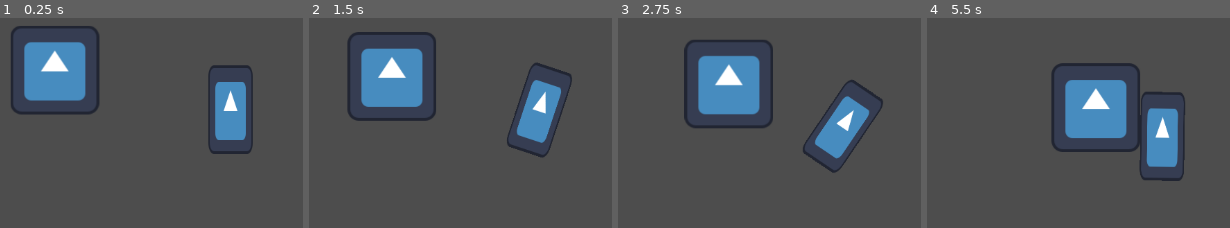
Above: before the commit, frames 1-4 (left to right).
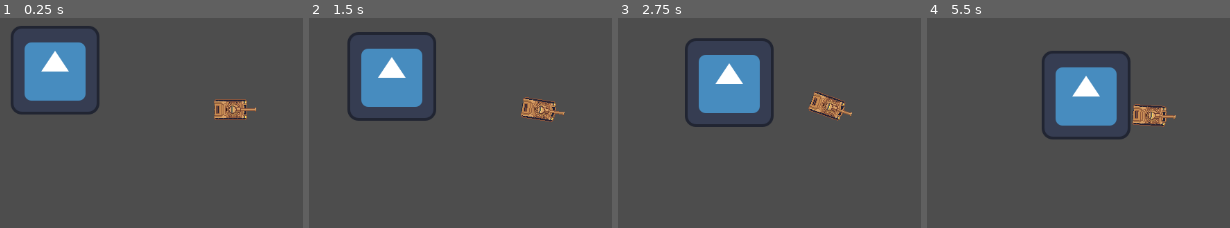
Above: after the commit, the same moments.

Repository: einmar/MalmoGameJam
Game: Godot game, scene res://scenes/sandbox/sasa_sandbox.tscn
Two runs of this game, one before a commit and one after it. Both use one fixed random seed, a clock stepped at 60 frames per second and the inputs below. The engine's default icon, where the game draws it, is replaced by a stand-in: a white triangle on a blue panel in a dark square.
Inputs:
- Up to frame 1 (0.25 s): no input
- Up to frame 2 (1.5 s): hold D (player1_right) 0.53-1.28 s; hold S (player1_down) from 1.28 s (still down)
- Up to frame 3 (2.75 s): release S (player1_down) at 2.03 s; hold D (player1_right) from 2.03 s (still down)
- Up to frame 4 (5.5 s): release D (player1_right) at 2.78 s; hold W (player1_up) 2.78-3.53 s; hold A (player1_left) 3.53-5.03 s; hold S (player1_down) from 5.03 s (still down)

The runs differ from the first frame. In frame 1, 4.1% of the frame differs, in the area x 7-85%, y 11-65%; in frame 2, 3.9%; in frame 3, 5.9%; in frame 4, 12%, in the area x 37-86%, y 15-78%.

Commit message:
tanky mac tankface

Diff:
--- /dev/null
+++ b/health.gd
@@ -0,0 +1,20 @@
+extends Node2D
+class_name Health
+
+signal health_changed
+signal health_depleted
+
+@export var max_health: int = 100
+var health: int
+
+# Called when the node enters the scene tree for the first time.
+func _ready() -> void:
+	health = max_health
+
+func take_damage(amount):
+	health -= amount
+	health = max(0, health)
+	emit_signal("health_changed", health)
+
+	if health == 0:
+		emit_signal("health_depleted")
--- a/project.godot
+++ b/project.godot
@@ -61,3 +61,7 @@
 2d_physics/layer_1="environment"
 2d_physics/layer_2="player"
 2d_physics/layer_3="enemies"
+
+[rendering]
+
+textures/canvas_textures/default_texture_filter=0
--- a/scenes/car/car.gd
+++ b/scenes/car/car.gd
@@ -3,8 +3,8 @@
 
 
 @export var player: int = 0
-@export var steering_force: float = 200000
-@export var acceleration: float = 2000
+@export var steering_force: float = 10000
+@export var acceleration: float = 4000
 @export var max_speed: float = 400
 
 var steering: float = 0
@@ -16,24 +16,29 @@
 
 
 func _physics_process(delta: float) -> void:
+
 	#print(get_last_motion()) stuped
 	#velocity = get_last_motion()
 	var steering_input: float
 	var acceleration_input: float
 	if Input.is_joy_known(0):
 		steering_input = Input.get_joy_axis(player,JOY_AXIS_LEFT_X)
-		acceleration_input = Input.get_joy_axis(player,JOY_AXIS_LEFT_Y)
+		acceleration_input = -Input.get_joy_axis(player,JOY_AXIS_LEFT_Y)
 	else:
 		steering_input = Input.get_axis("player1_left","player1_right")
-		acceleration_input = Input.get_axis("player1_up","player1_down")
+		acceleration_input = Input.get_axis("player1_down","player1_up")
 	#steering = steering_input * deg_to_rad(steering)
 	#rotate(steering_input * steering_force * delta)
 	apply_torque(steering_input * steering_force * delta)
 	#speed += acceleration
-	apply_central_force(transform.y * (acceleration_input * acceleration * delta))
+	apply_central_force(transform.x * (acceleration_input * acceleration * delta))
 	#velocity += transform.y * (acceleration * 40 * delta)
 	#move_and_slide()
 	#smoothstep(speed,max_speed, )
 
 func attacked(damage:int):
 	print("Damage taken: ", damage)
+
+
+func _on_health_health_depleted() -> void:
+	print("you died!")
--- a/scenes/car/car.tscn
+++ b/scenes/car/car.tscn
@@ -1,20 +1,47 @@
-[gd_scene load_steps=4 format=3 uid="uid://dkchi0mhninvi"]
+[gd_scene load_steps=8 format=3 uid="uid://dkchi0mhninvi"]
 
-[ext_resource type="Texture2D" uid="uid://b4j7t7hof3occ" path="res://icon.svg" id="1_fas2v"]
 [ext_resource type="Script" uid="uid://gfbn5pr2d5se" path="res://scenes/car/car.gd" id="1_qjbmi"]
+[ext_resource type="Texture2D" uid="uid://b4p2ailc8qbn0" path="res://art/spritesheet_vechicles/spritesheet_tank.png" id="3_rytg7"]
+[ext_resource type="PackedScene" uid="uid://cyu1pos2ranyx" path="res://scenes/health/health.tscn" id="3_x7uf8"]
 
 [sub_resource type="RectangleShape2D" id="RectangleShape2D_qjbmi"]
-size = Vector2(62, 124)
+size = Vector2(47, 30)
+
+[sub_resource type="AtlasTexture" id="AtlasTexture_x7uf8"]
+atlas = ExtResource("3_rytg7")
+region = Rect2(8, 9, 49, 30)
+
+[sub_resource type="AtlasTexture" id="AtlasTexture_tcn38"]
+atlas = ExtResource("3_rytg7")
+region = Rect2(83, 13, 44, 22)
+
+[sub_resource type="AtlasTexture" id="AtlasTexture_b3ski"]
+atlas = ExtResource("3_rytg7")
+region = Rect2(10, 58, 12, 12)
 
 [node name="Car" type="RigidBody2D"]
 collision_layer = 3
 gravity_scale = 0.0
-angular_damp = 3.285
+linear_damp = 1.0
+angular_damp = 1.0
 script = ExtResource("1_qjbmi")
 
-[node name="Sprite2D" type="Sprite2D" parent="."]
-scale = Vector2(0.5, 1)
-texture = ExtResource("1_fas2v")
+[node name="CollisionShape2D" type="CollisionShape2D" parent="."]
+position = Vector2(-0.5, 0)
+shape = SubResource("RectangleShape2D_qjbmi")
 
-[node name="CollisionShape2D" type="CollisionShape2D" parent="."]
-shape = SubResource("RectangleShape2D_qjbmi")
+[node name="TankSprite" type="Sprite2D" parent="."]
+texture = SubResource("AtlasTexture_x7uf8")
+
+[node name="Sprite2D" type="Sprite2D" parent="TankSprite"]
+position = Vector2(4, 0)
+texture = SubResource("AtlasTexture_tcn38")
+offset = Vector2(11, 0)
+
+[node name="Sprite2D2" type="Sprite2D" parent="TankSprite"]
+position = Vector2(3, 0)
+texture = SubResource("AtlasTexture_b3ski")
+
+[node name="Health" parent="." instance=ExtResource("3_x7uf8")]
+
+[connection signal="health_depleted" from="Health" to="." method="_on_health_health_depleted"]
--- /dev/null
+++ b/scenes/health/health.tscn
@@ -0,0 +1,6 @@
+[gd_scene load_steps=2 format=3 uid="uid://cyu1pos2ranyx"]
+
+[ext_resource type="Script" uid="uid://5o3df5a6pofh" path="res://health.gd" id="1_kmo0v"]
+
+[node name="Health" type="Node2D"]
+script = ExtResource("1_kmo0v")
Not shown, added: art/spritesheet_vechicles/spritesheet_bullets.png.import
Not shown, added: art/spritesheet_vechicles/spritesheet_tank.png.import
Not shown, added: art/spritesheet_vechicles/tank.png.import
Not shown, added: health.gd.uid
